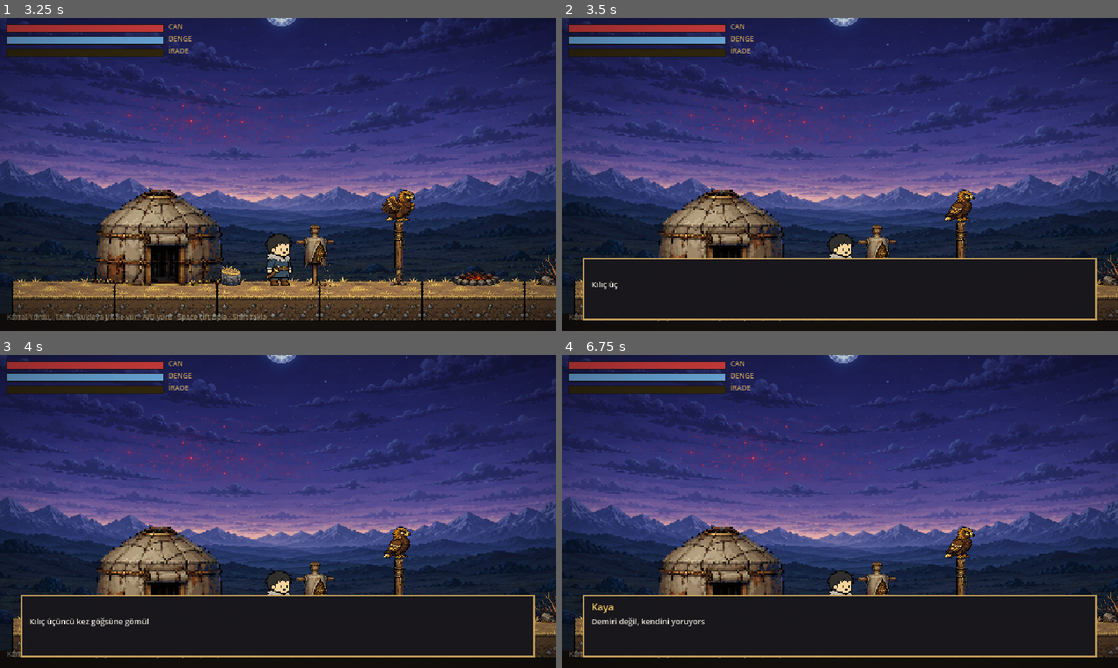
Above: before the commit, frames 1-4 (two rows, left to right).
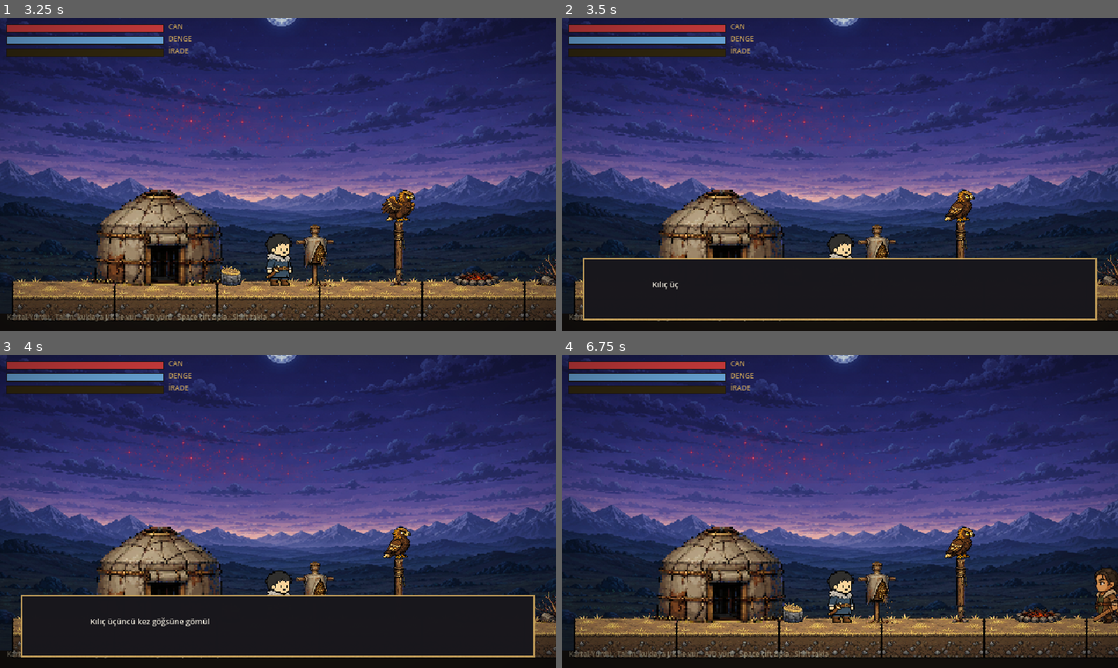
Above: after the commit, the same moments.

Repository: AhmetSoz/verridia
Game: Godot game, scene res://scenes/ui/baslik.tscn
Same seed, same stepped clock (60 frames per second), same inputs: the game is played once before the commit and once after it.
Inputs:
- Up to frame 1 (3.25 s): tap Enter (ui_accept) at 0.5, 0.77, 1.07, 1.52, 1.82, 2.3, 2.85, 3.02 s; hold E (etkilesim) 0.53-1.28 s; tap L (parry) at 0.8, 1.35 s; tap Space (zipla) at 1.55 s; hold Space (zipla) 2.03-2.78 s; tap E (etkilesim) at 3.05 s
- Up to frame 2 (3.5 s): tap Enter (ui_accept) at 3.32 s
- Up to frame 3 (4 s): tap S (egil) at 3.6 s; tap Enter (ui_accept) at 3.77 s; tap L (parry) at 3.8 s
- Up to frame 4 (6.75 s): tap Enter (ui_accept) at 4.07, 4.52, 4.82, 6.02, 6.32 s; tap E (etkilesim) at 4.35, 6.05 s; tap Space (zipla) at 4.55 s; hold Enter (ui_accept) 5.03-5.78 s; tap D (hareket_sag) at 5.1 s; tap A (hareket_sol) at 5.85 s; tap Shift (kacin) at 6.6 s

Frame 1 is identical in both runs. In frame 2, less than 0.1% of the frame differs, in the area x 5-21%, y 84-87%; in frame 3, 0.3%; in frame 4, 14%, in the area x 3-100%, y 68-97%.

Commit message:
feat(oyun): Kaya karakteri + talim duellosu + konusma portreleri
- Kaya islendi (idle/yuru/saldiri/kayis) + kaya.tscn/kaya.gd (yuru_git/bak/saldir/kayarak_atil)
- acilis sinematigi tam duello: Togan talim -> Kaya yuruyerek gelir -> portreli konusma
  -> parry dersi (Kaya telegrafli vurur, oyuncu L ile savusturur)
- portreler (Togan/Kaya) 72px'e islendi + diyalog kutusuna baglandi (konusanin yuzu gorunur)
- dialog.tscn: sol portre alani + metin kaydirildi

Co-Authored-By: Claude Opus 4.8 <noreply@anthropic.com>

Diff:
--- /dev/null
+++ b/game/scenes/characters/kaya.tscn
@@ -0,0 +1,75 @@
+[gd_scene load_steps=25 format=3]
+
+[ext_resource type="Script" path="res://scripts/ai/kaya.gd" id="1"]
+[ext_resource type="Script" path="res://scripts/combat/hitbox.gd" id="2"]
+[ext_resource type="Texture2D" path="res://asset/kaya/idle_0.png" id="10"]
+[ext_resource type="Texture2D" path="res://asset/kaya/idle_1.png" id="11"]
+[ext_resource type="Texture2D" path="res://asset/kaya/idle_2.png" id="12"]
+[ext_resource type="Texture2D" path="res://asset/kaya/idle_3.png" id="13"]
+[ext_resource type="Texture2D" path="res://asset/kaya/yuru_0.png" id="20"]
+[ext_resource type="Texture2D" path="res://asset/kaya/yuru_1.png" id="21"]
+[ext_resource type="Texture2D" path="res://asset/kaya/yuru_2.png" id="22"]
+[ext_resource type="Texture2D" path="res://asset/kaya/yuru_3.png" id="23"]
+[ext_resource type="Texture2D" path="res://asset/kaya/yuru_4.png" id="24"]
+[ext_resource type="Texture2D" path="res://asset/kaya/yuru_5.png" id="25"]
+[ext_resource type="Texture2D" path="res://asset/kaya/saldiri_0.png" id="30"]
+[ext_resource type="Texture2D" path="res://asset/kaya/saldiri_1.png" id="31"]
+[ext_resource type="Texture2D" path="res://asset/kaya/saldiri_2.png" id="32"]
+[ext_resource type="Texture2D" path="res://asset/kaya/saldiri_3.png" id="33"]
+[ext_resource type="Texture2D" path="res://asset/kaya/saldiri_4.png" id="34"]
+[ext_resource type="Texture2D" path="res://asset/kaya/kayis_0.png" id="40"]
+[ext_resource type="Texture2D" path="res://asset/kaya/kayis_1.png" id="41"]
+[ext_resource type="Texture2D" path="res://asset/kaya/kayis_2.png" id="42"]
+[ext_resource type="Texture2D" path="res://asset/kaya/kayis_3.png" id="43"]
+[ext_resource type="Texture2D" path="res://asset/kaya/kayis_4.png" id="44"]
+
+[sub_resource type="SpriteFrames" id="sf"]
+animations = [{
+"frames": [{"duration": 1.0, "texture": ExtResource("10")}, {"duration": 1.0, "texture": ExtResource("11")}, {"duration": 1.0, "texture": ExtResource("12")}, {"duration": 1.0, "texture": ExtResource("13")}],
+"loop": true,
+"name": &"idle",
+"speed": 5.0
+}, {
+"frames": [{"duration": 1.0, "texture": ExtResource("20")}, {"duration": 1.0, "texture": ExtResource("21")}, {"duration": 1.0, "texture": ExtResource("22")}, {"duration": 1.0, "texture": ExtResource("23")}, {"duration": 1.0, "texture": ExtResource("24")}, {"duration": 1.0, "texture": ExtResource("25")}],
+"loop": true,
+"name": &"yuru",
+"speed": 11.0
+}, {
+"frames": [{"duration": 1.0, "texture": ExtResource("30")}, {"duration": 1.0, "texture": ExtResource("31")}, {"duration": 1.0, "texture": ExtResource("32")}, {"duration": 1.0, "texture": ExtResource("33")}, {"duration": 1.0, "texture": ExtResource("34")}],
+"loop": false,
+"name": &"saldiri",
+"speed": 10.0
+}, {
+"frames": [{"duration": 1.0, "texture": ExtResource("40")}, {"duration": 1.0, "texture": ExtResource("41")}, {"duration": 1.0, "texture": ExtResource("42")}, {"duration": 1.0, "texture": ExtResource("43")}, {"duration": 1.0, "texture": ExtResource("44")}],
+"loop": false,
+"name": &"kayis",
+"speed": 15.0
+}]
+
+[sub_resource type="RectangleShape2D" id="govde"]
+size = Vector2(20, 44)
+
+[sub_resource type="RectangleShape2D" id="hb"]
+size = Vector2(44, 36)
+
+[node name="Kaya" type="CharacterBody2D"]
+collision_layer = 2
+collision_mask = 1
+script = ExtResource("1")
+
+[node name="Gorsel" type="AnimatedSprite2D" parent="."]
+position = Vector2(0, -50)
+sprite_frames = SubResource("sf")
+animation = &"idle"
+autoplay = "idle"
+
+[node name="CollisionShape2D" type="CollisionShape2D" parent="."]
+position = Vector2(0, -22)
+shape = SubResource("govde")
+
+[node name="Hitbox" type="Area2D" parent="."]
+position = Vector2(26, -24)
+script = ExtResource("2")
+
+[node name="HitboxSekil" type="CollisionShape2D" parent="Hitbox"]
+shape = SubResource("hb")
--- a/game/scenes/levels/kartal_yurdu.tscn
+++ b/game/scenes/levels/kartal_yurdu.tscn
@@ -1,7 +1,8 @@
-[gd_scene load_steps=19 format=3]
+[gd_scene load_steps=21 format=3]
 
 [ext_resource type="Script" path="res://scripts/levels/kartal_yurdu.gd" id="1"]
 [ext_resource type="PackedScene" path="res://scenes/characters/burkut.tscn" id="7"]
+[ext_resource type="PackedScene" path="res://scenes/characters/kaya.tscn" id="8"]
 [ext_resource type="PackedScene" path="res://scenes/characters/togan.tscn" id="2"]
 [ext_resource type="Texture2D" path="res://asset/arkaplanlar/bozkir_arka.png" id="3"]
 [ext_resource type="PackedScene" path="res://scenes/ui/hud.tscn" id="4"]
@@ -195,6 +196,9 @@
 [node name="Togan" parent="." instance=ExtResource("2")]
 position = Vector2(206, 320)
 
+[node name="Kaya" parent="." instance=ExtResource("8")]
+position = Vector2(560, 320)
+
 [node name="Vinyet" type="CanvasLayer" parent="."]
 layer = 5
 
--- a/game/scenes/ui/dialog.tscn
+++ b/game/scenes/ui/dialog.tscn
@@ -26,17 +26,25 @@
 offset_bottom = 346.0
 color = Color(0.07, 0.07, 0.1, 0.96)
 
+[node name="Portre" type="TextureRect" parent="Kutu"]
+offset_left = 28.0
+offset_top = 256.0
+offset_right = 96.0
+offset_bottom = 344.0
+expand_mode = 1
+stretch_mode = 5
+
 [node name="Ad" type="Label" parent="Kutu"]
-offset_left = 34.0
+offset_left = 104.0
 offset_top = 282.0
-offset_right = 320.0
+offset_right = 400.0
 offset_bottom = 296.0
 theme_override_colors/font_color = Color(0.91, 0.77, 0.36, 1)
 theme_override_font_sizes/font_size = 11
 text = "Ad"
 
 [node name="Metin" type="Label" parent="Kutu"]
-offset_left = 34.0
+offset_left = 104.0
 offset_top = 300.0
 offset_right = 606.0
 offset_bottom = 342.0
--- /dev/null
+++ b/game/scripts/ai/kaya.gd
@@ -0,0 +1,80 @@
+extends CharacterBody2D
+## Kaya — Togan'ın süt ablası/ustası. Talim düellosu NPC'si.
+## Sinematik onu sürer: yuru_git(x), bak(yon), saldir() (telegraflı — parry pratiği).
+
+@export var yercekimi: float = 980.0
+@export var hiz: float = 68.0
+
+@onready var gorsel: AnimatedSprite2D = $Gorsel
+@onready var hitbox: Hitbox = $Hitbox
+
+var yon: int = -1               # sağdan girer, sola bakar
+var _hedef_x = null
+var _durum: String = "idle"
+var _mesgul: bool = false        # saldırı sırasında yürüme kilidi
+
+func _ready() -> void:
+	add_to_group("kaya")
+	hitbox.sahip = self
+	hitbox.hasar = 0.0           # talim — can gitmez
+	hitbox.denge_hasari = 5.0    # parry edilmezse küçük denge (geri bildirim, zararsız)
+
+func _physics_process(delta: float) -> void:
+	if not is_on_floor():
+		velocity.y = minf(velocity.y + yercekimi * delta, 420.0)
+	else:
+		velocity.y = 0.0
+	if _mesgul:
+		velocity.x = move_toward(velocity.x, 0.0, 1200.0 * delta)
+	elif _hedef_x != null:
+		var fark: float = _hedef_x - global_position.x
+		if absf(fark) > 5.0:
+			yon = 1 if fark > 0.0 else -1
+			velocity.x = yon * hiz
+			_oynat("yuru")
+		else:
+			velocity.x = 0.0
+			_hedef_x = null
+			_oynat("idle")
+	else:
+		velocity.x = move_toward(velocity.x, 0.0, 900.0 * delta)
+		if not _mesgul:
+			_oynat("idle")
+	move_and_slide()
+	gorsel.flip_h = yon < 0
+
+func _oynat(a: String) -> void:
+	if _durum != a:
+		_durum = a
+		gorsel.play(a)
+
+func yuru_git(x: float) -> void:
+	_hedef_x = x
+
+func bak(y: int) -> void:
+	yon = y
+
+func kayarak_atil(mesafe: float) -> void:
+	# Kaya'nın kişisel skili: kayarak geri/ileri atılma
+	_mesgul = true
+	_oynat("kayis"); gorsel.set_frame_and_progress(0, 0.0)
+	velocity.x = signf(mesafe) * 220.0
+	await get_tree().create_timer(0.3).timeout
+	velocity.x = 0.0
+	_mesgul = false
+
+## Telegraflı tahta-kılıç saldırısı — oyuncu L ile parry etmeli.
+func saldir(oyuncu_yon: int) -> void:
+	_mesgul = true
+	yon = oyuncu_yon
+	_oynat("saldiri"); gorsel.set_frame_and_progress(0, 0.0)
+	hitbox.position.x = 26.0 * yon
+	await get_tree().create_timer(0.40).timeout   # net telegraf (parry öğrenimi)
+	if not is_instance_valid(self):
+		return
+	hitbox.ac()
+	await get_tree().create_timer(0.14).timeout
+	hitbox.kapat()
+	await get_tree().create_timer(0.25).timeout
+	_oynat("idle")
+	_mesgul = false
--- a/game/scripts/levels/kartal_yurdu.gd
+++ b/game/scripts/levels/kartal_yurdu.gd
@@ -5,6 +5,7 @@
 const DIALOG := preload("res://scenes/ui/dialog.tscn")
 
 @onready var oyuncu: PlayerTogan = $Togan
+@onready var kaya = $Kaya
 @onready var hud = $HUD
 
 func _ready() -> void:
@@ -18,24 +19,51 @@
 	kam.limit_bottom = 392
 	_acilis_sinematigi.call_deferred()
 
+func _konus(d, satirlar: Array, otomatik: bool = true) -> void:
+	d.goster(satirlar, otomatik)
+	await d.bitti
+
 func _acilis_sinematigi() -> void:
-	# Otomatik sinematik (dizi gibi): Togan kendi kendine talim yapar, metin kendi akar.
+	# Sinematik: Togan talim yapar → Kaya gelir → talim düellosu (parry dersi).
 	oyuncu.girdi_kilitli = true
 	oyuncu.yon = 1
+	kaya.bak(-1)
 	await get_tree().create_timer(0.5).timeout
-	# Togan kuklaya üç kez AĞIR vuruyor (kitabın açılışı — bütün ağırlığını verir)
+	# Togan kuklaya üç kez AĞIR vuruyor (kitabın açılışı)
 	for i in range(3):
 		if is_instance_valid(oyuncu):
 			oyuncu._saldiri_basla(true)
 		await get_tree().create_timer(0.75).timeout
+
 	var d = DIALOG.instantiate()
 	add_child(d)
-	d.bitti.connect(func(): oyuncu.girdi_kilitli = false)
-	d.goster([
+	await _konus(d, [
 		["", "Kılıç üçüncü kez göğsüne gömülünce kuklanın tahta omurgası çatladı."],
 		["", "Aşağıda Kartal-Yurdu uyuyordu. Tek Göz kuzey sırtlarının üzerinde asılıydı."],
 		["Togan", "Kaçıncı darbe olduğunu bilmiyorum. Şafak hâlâ ne kadar uzak?"],
+	])
+
+	# Kaya gölgelerden çıkıp yürüyerek gelir
+	kaya.yuru_git(oyuncu.global_position.x + 46.0)
+	var g := 0
+	while kaya._hedef_x != null and g < 240:
+		g += 1
+		await get_tree().process_frame
+	kaya.bak(-1)
+	await _konus(d, [
 		["Kaya", "Demiri değil, kendini yoruyorsun."],
 		["Kaya", "Bir kez de ete kemiğe karşı salla. Belki kime vurduğunu hatırlarsın."],
-		["", "Talimin vakti geldi. Kuklaya J/K ile vur, A/D ile yürü."],
-	], true)   # otomatik = dizi gibi kendi akar
+		["Kaya", "Şimdi savuştur. Vurduğum an — L'ye bas."],
+	])
+
+	# TALİM DÜELLOSU: kontrol açılır, Kaya telegraflı vurur, oyuncu L ile parry eder
+	oyuncu.girdi_kilitli = false
+	for i in range(3):
+		if is_instance_valid(kaya):
+			await kaya.saldir(-1)
+		await get_tree().create_timer(0.8).timeout
+
+	await _konus(d, [
+		["Kaya", "İşte. Demiri değil, sesi dinledin."],
+		["", "A/D yürü · J/K vur · L savuştur · Space çift zıpla · Shift takla."],
+	])
--- a/game/scripts/ui/dialog.gd
+++ b/game/scripts/ui/dialog.gd
@@ -6,10 +6,16 @@
 
 const HIZ := 44.0  # karakter/sn
 
+const PORTRELER := {
+	"Togan": preload("res://asset/portre/togan_k.png"),
+	"Kaya": preload("res://asset/portre/kaya_k.png"),
+}
+
 @onready var kutu: Control = $Kutu
 @onready var ad_lbl: Label = $Kutu/Ad
 @onready var metin_lbl: Label = $Kutu/Metin
 @onready var devam_lbl: Label = $Kutu/Devam
+@onready var portre: TextureRect = $Kutu/Portre
 
 var _satirlar: Array = []
 var _idx: int = -1
@@ -37,6 +43,9 @@
 	var s: Array = _satirlar[_idx]
 	ad_lbl.text = s[0]
 	ad_lbl.visible = s[0] != ""
+	var por = PORTRELER.get(s[0], null)
+	portre.texture = por
+	portre.visible = por != null
 	_tam = s[1]
 	_gorunen = 0.0
 	_bekle = 0.0
Binary file added: game/asset/kaya/idle_0.png
Not shown, added: game/asset/kaya/idle_0.png.import
Binary file added: game/asset/kaya/idle_1.png
Not shown, added: game/asset/kaya/idle_1.png.import
Binary file added: game/asset/kaya/idle_2.png
Not shown, added: game/asset/kaya/idle_2.png.import
Binary file added: game/asset/kaya/idle_3.png
Not shown, added: game/asset/kaya/idle_3.png.import
Binary file added: game/asset/kaya/kayis_0.png
Not shown, added: game/asset/kaya/kayis_0.png.import
Binary file added: game/asset/kaya/kayis_1.png
Not shown, added: game/asset/kaya/kayis_1.png.import
(and 33 more such lines)
